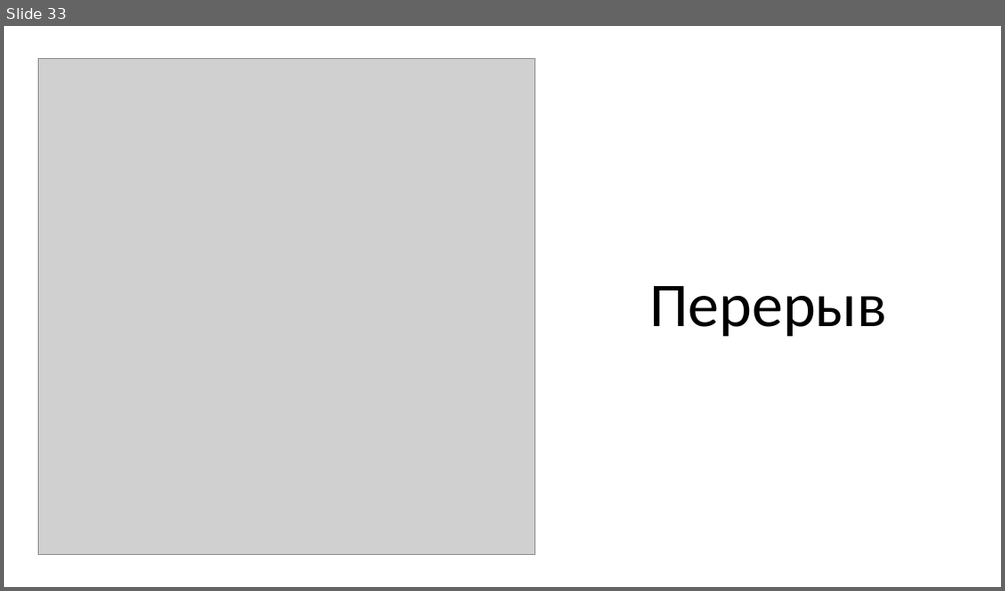
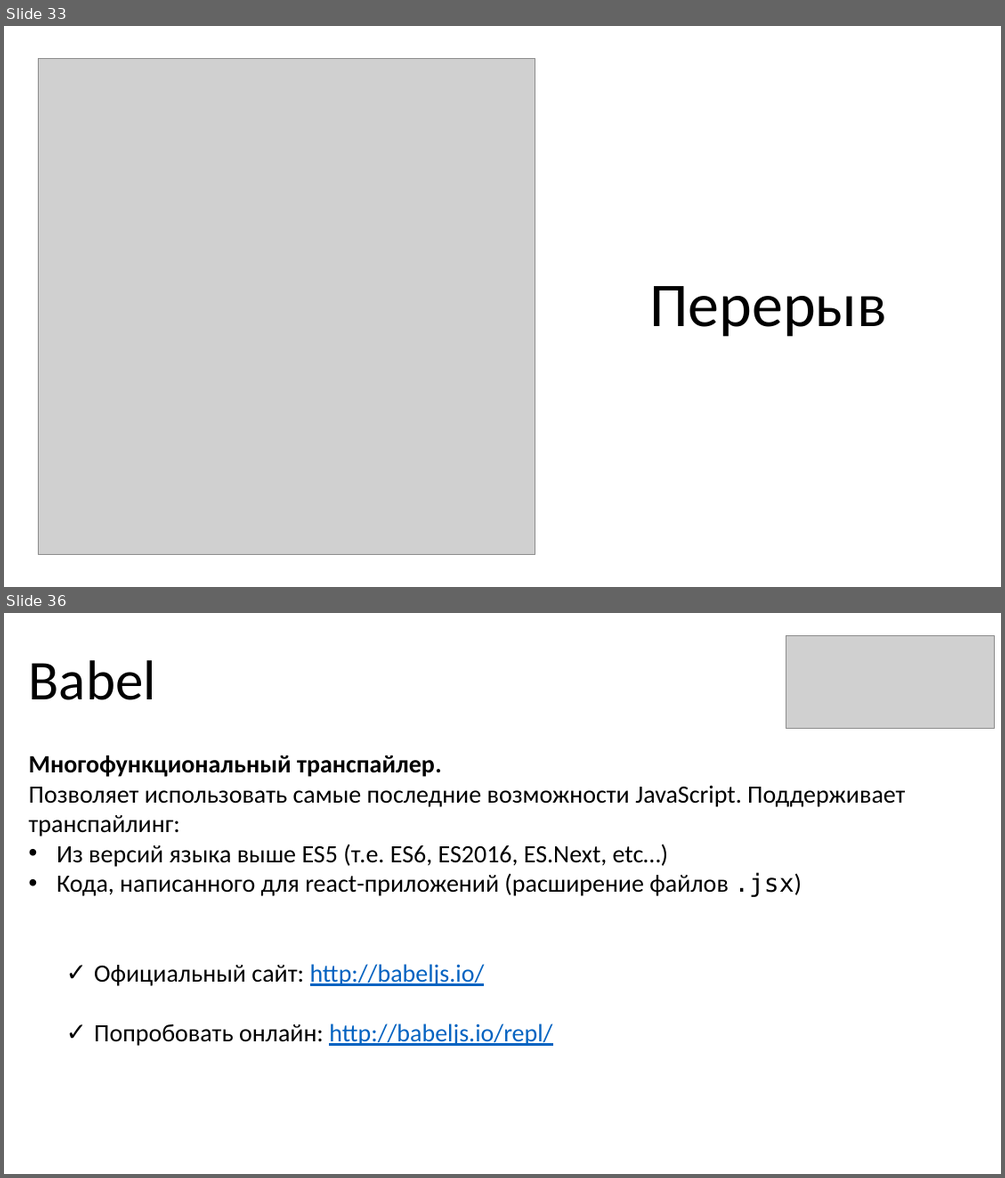
Before and after one commit to KOPTE3/modern-es, a slide deck: Modern ES.pptx. Shown one above the other, each under a label of ours: slide 33 before the commit, slides 33 and 36 after it; the slides between them are not shown. The pictures are 1005x591 and 1005x1178 pixels, drawn with LibreOffice and Linux fonts; fonts in the diff are those of the drawing; grey boxes stand for pictures. Boxes give left, top, right and bottom in pixels: in the first picture for what was removed or moved away, otherwise in the second. Text is boxed around its words. In the diff, an @@ line names an element or a change of style, - is before the commit and + after.

```diff
--- a/Modern ES.pptx
+++ b/Modern ES.pptx
@@ slide 36 added at [4,613,1001,1174], background #FFFFFF @@
@@ picture added at [786,636,994,728] @@
@@ title added at [29,660,156,700], 54 pt, text #000000 @@
+Babel
@@ text added at [29,755,905,1046], 24 pt, text #000000 @@
+Многофункциональный транспайлер.
+Позволяет использовать самые последние возможности JavaScript. Поддерживает транспайлинг:
+• Из версий языка выше ES5 (т.е. ES6, ES2016, ES.Next, etc…)
+• Кода, написанного для react-приложений (расширение файлов .jsx)
+  ✓ Официальный сайт: http://babeljs.io/
+  ✓ Попробовать онлайн: http://babeljs.io/repl/
```
Also in this commit, not shown: 1 slide changed, 10 other slides added, 2 slides removed.
